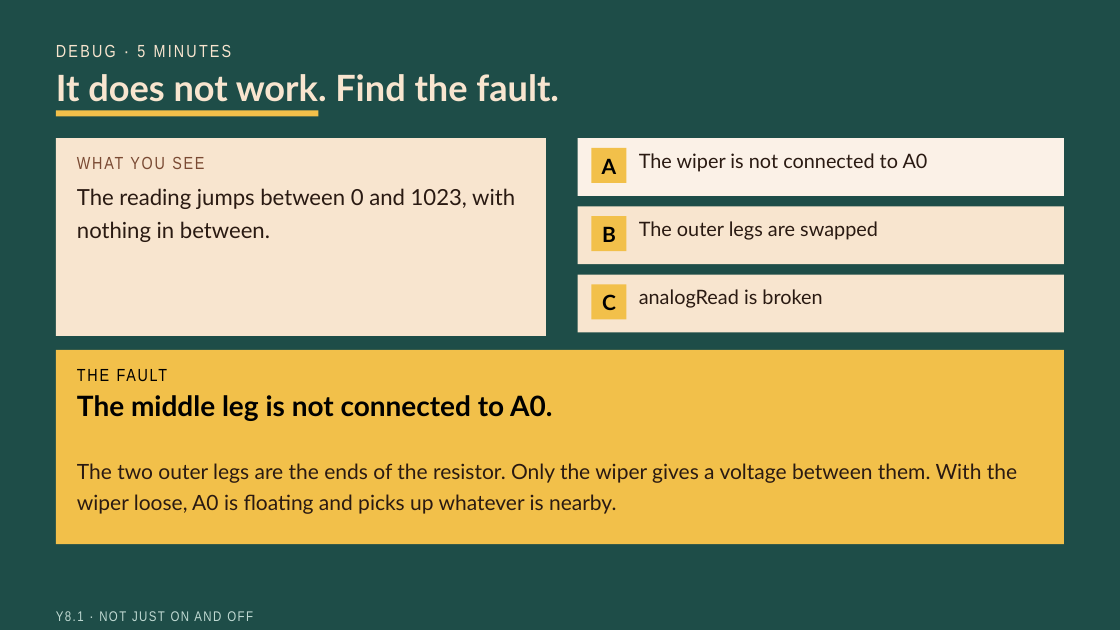
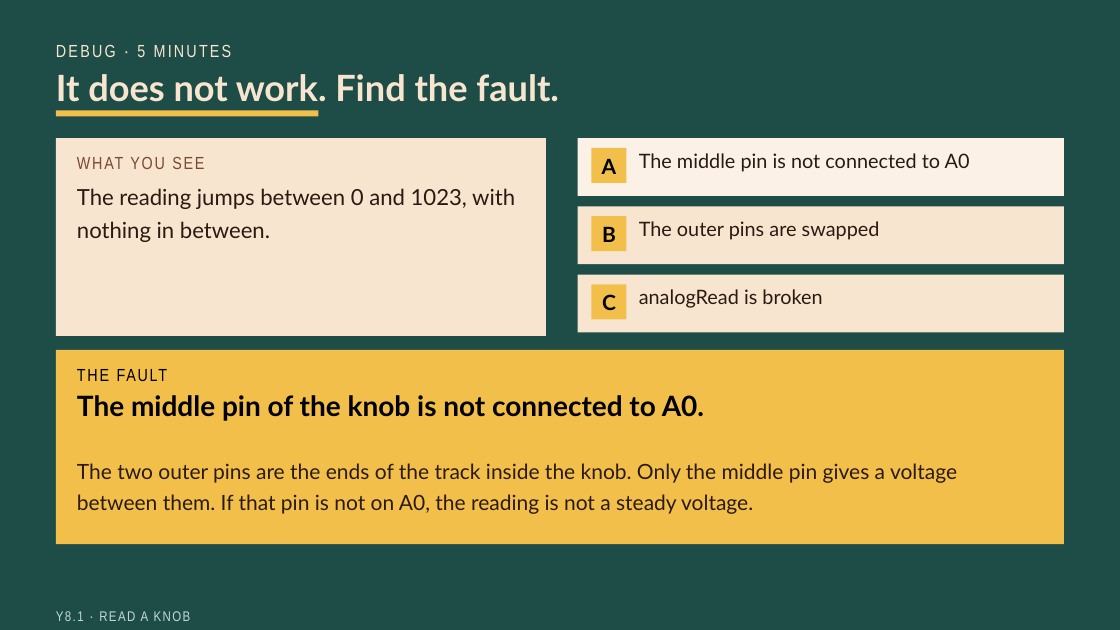
Before and after one commit to beatsaway/luacslides, a slide deck: slide 9 of v2027/Y8-1-A-pin-that-reads-a-range.pptx. Drawn at 1120x630 pixels with LibreOffice and Linux fonts; fonts in the diff are those of the drawing. Boxes give left, top, right and bottom in pixels: in the first picture for what was removed or moved away, otherwise in the second. Text is boxed around its words. In the diff, an @@ line names an element or a change of style, - is before the commit and + after.

```diff
--- a/v2027/Y8-1-A-pin-that-reads-a-range.pptx
+++ b/v2027/Y8-1-A-pin-that-reads-a-range.pptx
@@ text at [639,153,970,172]: text changed @@
-The wiper is not connected to A0
+The middle pin is not connected to A0
@@ text at [639,221,880,240]: text changed @@
-The outer legs are swapped
+The outer pins are swapped
@@ text at [77,395,704,421]: text changed @@
-The middle leg is not connected to A0.
+The middle pin of the knob is not connected to A0.
@@ text at [77,463,957,514]: text changed @@
-The two outer legs are the ends of the resistor. Only the wiper gives a voltage between them. With the wiper loose, A0 is floating and picks up whatever is nearby.
+The two outer pins are the ends of the track inside the knob. Only the middle pin gives a voltage between them. If that pin is not on A0, the reading is not a steady voltage.
@@ text at [56,611,191,621]: text changed @@
-Y8.1 · NOT JUST ON AND OFF
+Y8.1 · READ A KNOB
```
Also in this commit, not shown: 11 other slides changed, 34 other files.
